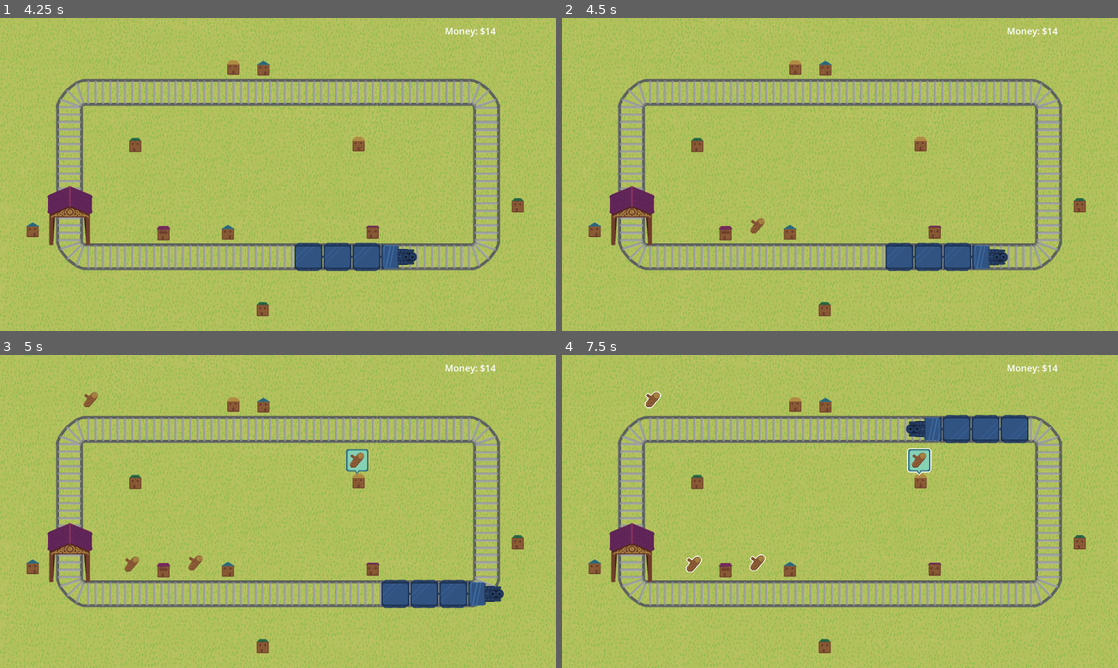
Above: before the commit, frames 1-4 (two rows, left to right).
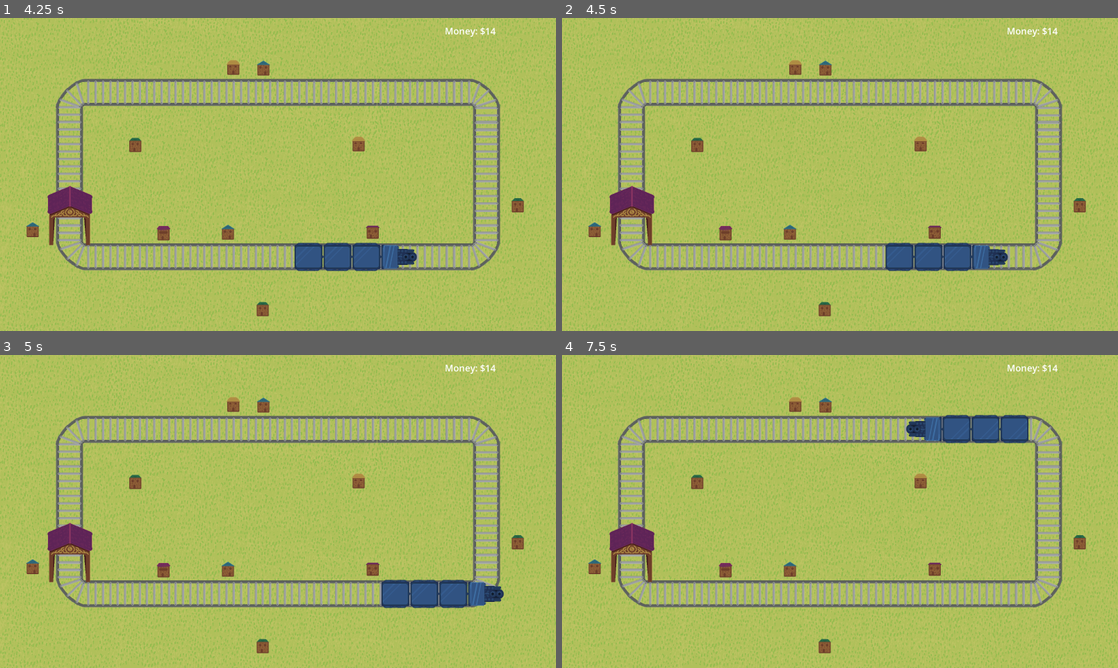
Above: after the commit, the same moments.

Repository: decadentpig/GMTK2025
Game: Godot game, scene res://main_menu.tscn
Same seed, same stepped clock (60 frames per second), same inputs: the game is played once before the commit and once after it.
Inputs (mouse positions are in pixels of both pictures, inside the frame that each line leads up to):
- Up to frame 1 (4.25 s): click "CHALLENGE MODE" at 0.5 s; move the mouse to (400, 158) at 1.27 s; click (400, 158) at 1.35 s; move the mouse to (166, 190) at 2.02 s; click (166, 190) at 2.1 s; move the mouse to (333, 105) at 2.77 s; click (333, 105) at 2.85 s; move the mouse to (250, 237) at 3.52 s; click (250, 237) at 3.6 s
- Up to frame 2 (4.5 s): move the mouse to (1006, 221) at 4.27 s; click (1006, 221) at 4.35 s
- Up to frame 3 (5 s): no input
- Up to frame 4 (7.5 s): move the mouse to (756, 561) at 5.02 s; click (756, 561) at 5.1 s; move the mouse to (917, 461) at 5.77 s; click (917, 461) at 5.85 s; move the mouse to (695, 564) at 6.52 s; click (695, 564) at 6.6 s; move the mouse to (650, 398) at 7.27 s; click (650, 398) at 7.35 s

Frame 1 is identical in both runs. In frame 2, less than 0.1% of the frame differs, in the area x 33-37%, y 64-69%; in frame 3, 0.5%; in frame 4, 0.7%, in the area x 14-67%, y 11-70%.
Error after the commit: Invalid assignment of property or key 'text' with value of type 'String' on a base object of type 'null instance'. (res://game_manager.gd:219)

Commit message:
Show the current phase for debugging

Diff:
--- a/game_manager.gd
+++ b/game_manager.gd
@@ -28,6 +28,7 @@
 @onready var carriage_pickup_node_prefab = preload("res://Scenes/carriage_pickup_prefab.tscn")
 @onready var factory_node_prefab = preload("res://Scenes/factory_node_prefab.tscn")
 @onready var money_text = get_parent().get_node("Money_Text")
+@onready var phase_text = get_parent().get_node("Phase_Label")
 
 @export var ui_layer: CanvasLayer
 @onready var floating_text_prefab = preload("res://Scenes/floating_text_prefab.tscn")
@@ -215,6 +216,8 @@
 	# Factories: (none)
 	# Rent Increase Per Lap: 1
 
+	phase_text.text = "Phase: " + str(current_phase)
+
 	# PHASE 1 CONSTANTS
 	const PHASE1_MAX_CONTRACTS = 4
 	const PHASE1_MAX_NUM_WOOD = 4
